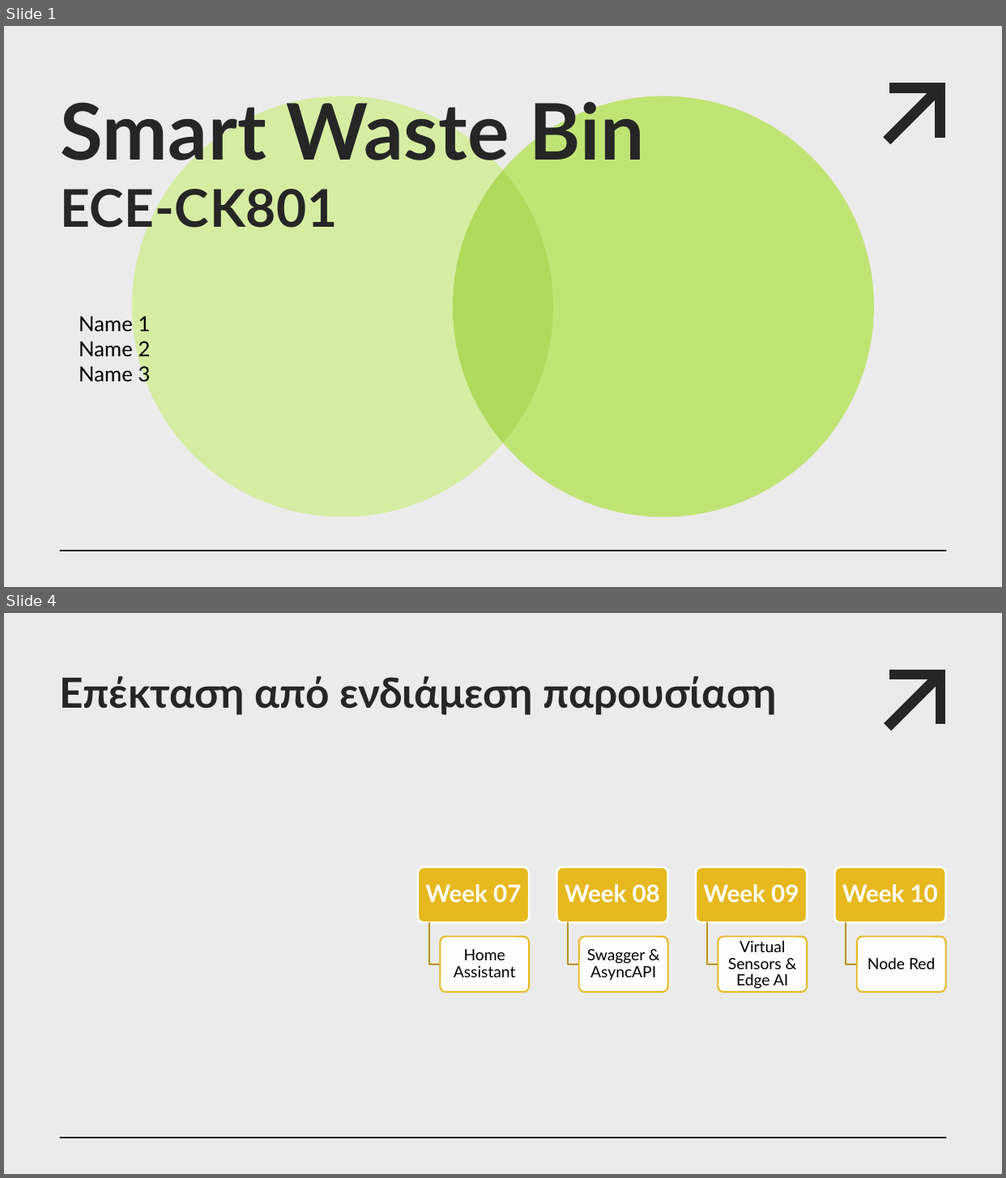
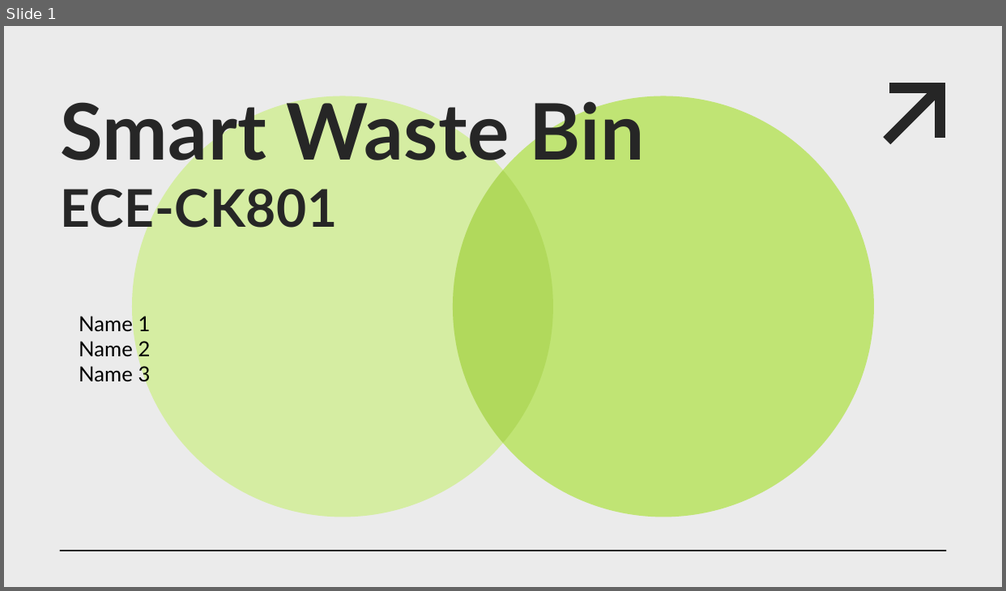
Before and after one commit to jimfil/smartWasteBinProject, a slide deck: presentation/team05_presentation.pptx. Shown one above the other, each under a label of ours: slides 1 and 4 before the commit, slide 1 after it; the slides between them are not shown. The pictures are 1006x1178 and 1006x591 pixels, drawn with LibreOffice and Linux fonts; fonts in the diff are those of the drawing. Boxes give left, top, right and bottom in pixels: in the first picture for what was removed or moved away, otherwise in the second. Text is boxed around its words. In the diff, an @@ line names an element or a change of style, - is before the commit and + after.

```diff
--- a/presentation/team05_presentation.pptx
+++ b/presentation/team05_presentation.pptx
@@ slide 4 removed at [4, 613, 1002, 1174], background #EBEBEB; not listed: 1 template element that a slide beside it also shows @@
@@ title removed at [59, 676, 777, 715] @@
-Επέκταση από ενδιάμεση παρουσίαση
@@ line removed from (891, 723) to (936, 679) @@
@@ line removed from (895, 675) to (940, 675) @@
@@ line removed from (940, 675) to (940, 719) @@
@@ group removed at [418, 867, 946, 992]: 8 rounded rectangles, 8 texts, 4 freeform shapes @@
-Week 07
-Home Assistant
-Week 08
-Swagger & AsyncAPI
-Week 09
-Virtual Sensors & Edge AI
-Week 10
-Node Red
@@ line removed from (60, 1138) to (376, 1138) @@
```
Also in this commit, not shown: 1 slide changed, 4 slides added, 10 other slides removed.
